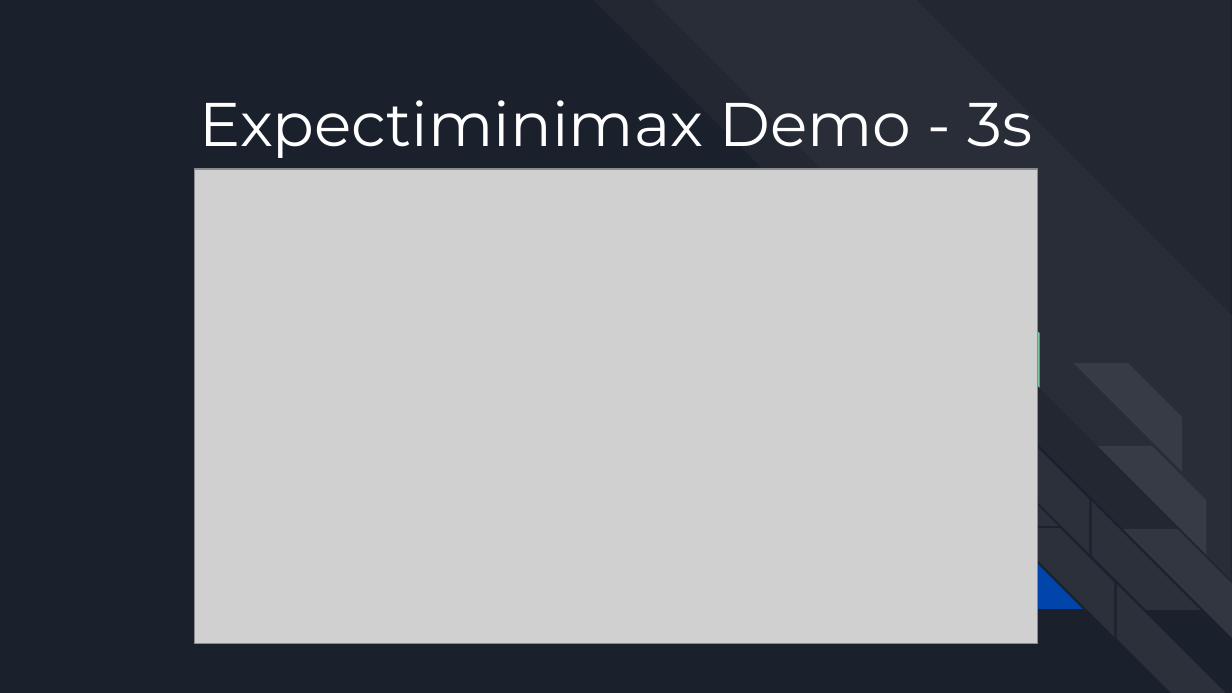
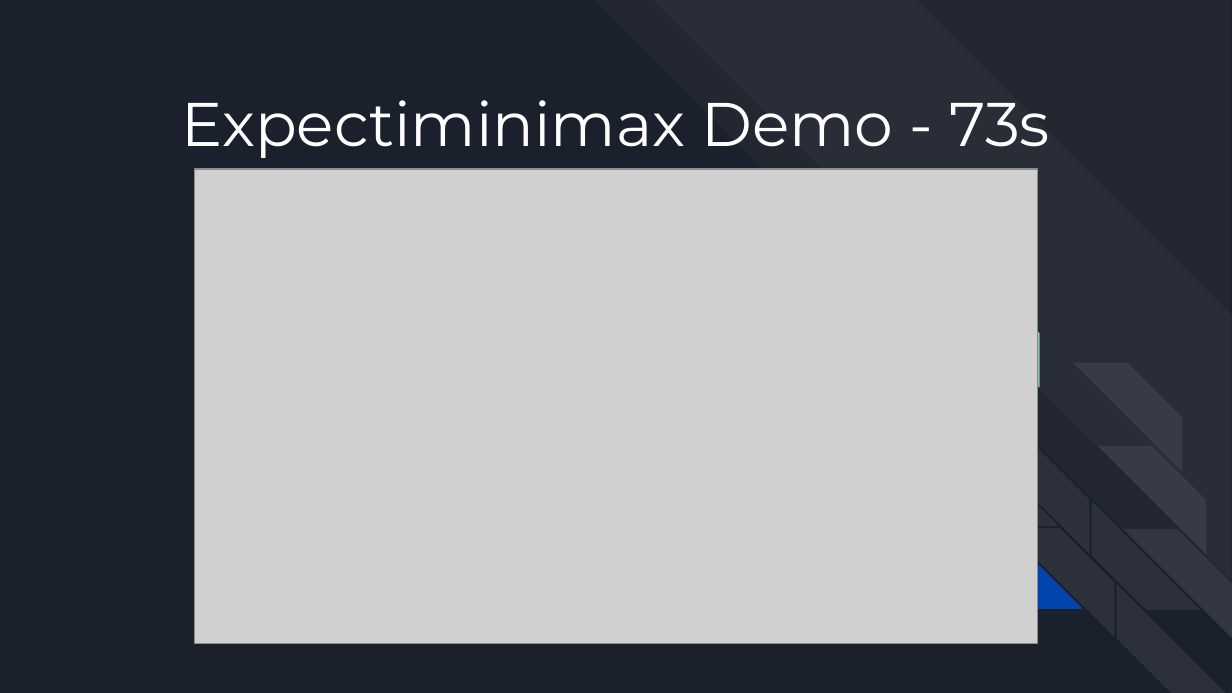
Before and after one commit to PstormQT/CSCI-331-6-Group-7, a slide deck: slide 7 of resources/CSCI-331 Group 7 Final Presentation.pptx. Drawn at 1232x693 pixels with LibreOffice and Linux fonts; fonts in the diff are those of the drawing; grey boxes stand for pictures. Boxes give left, top, right and bottom in pixels: in the first picture for what was removed or moved away, otherwise in the second. Text is boxed around its words. In the diff, an @@ line names an element or a change of style, - is before the commit and + after.

Commit message:
Updated presentation.

```diff
--- a/resources/CSCI-331 Group 7 Final Presentation.pptx
+++ b/resources/CSCI-331 Group 7 Final Presentation.pptx
@@ title at (x1=182, y1=100, x2=1050, y2=158): text changed @@
-Expectiminimax Demo - 3s
+Expectiminimax Demo - 73s
```
Also in this commit, not shown: 2 other slides changed.
